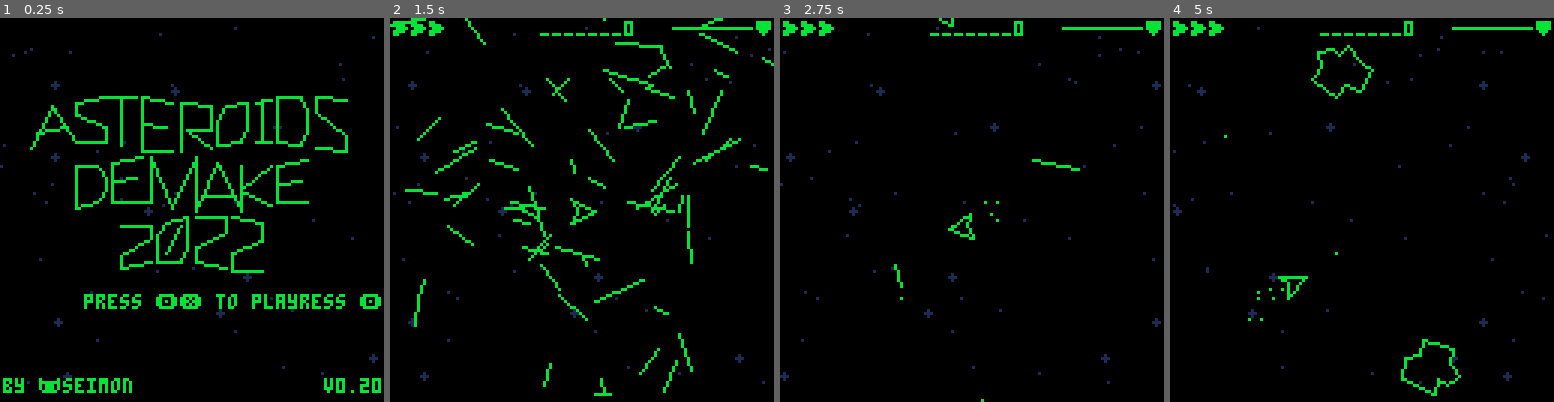
Above: before the commit, frames 1-4 (left to right).
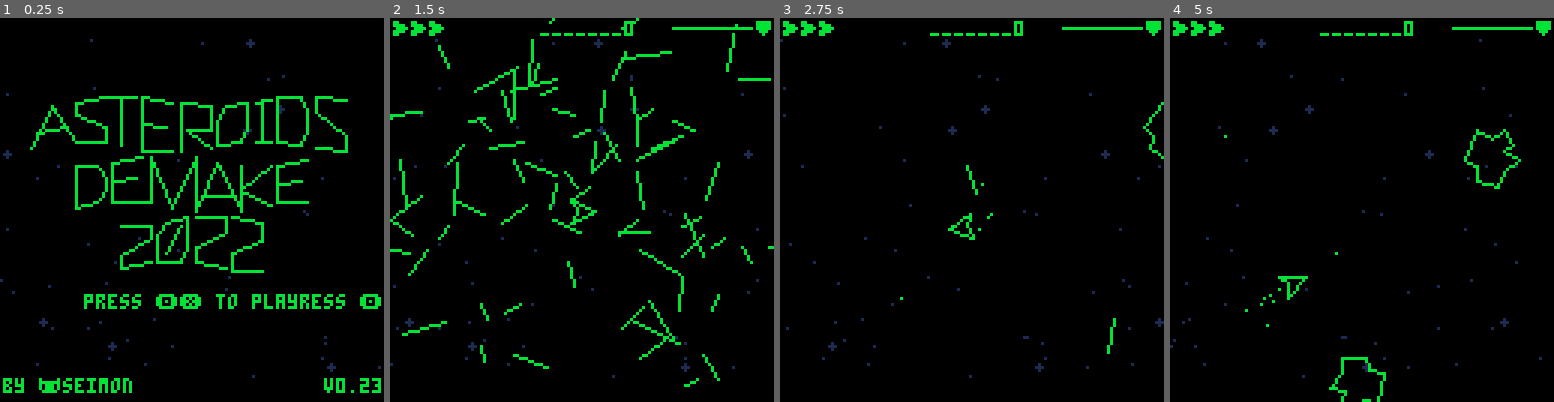
Above: after the commit, the same moments.

Repository: seimon/asteroid
Game: PICO-8 cartridge asteroid.p8
The game is run twice, just before and just after one commit, with the same random seed, the same clock (stepped at 60 frames per second) and the same inputs.
Inputs:
- Up to frame 1 (0.25 s): no input
- Up to frame 2 (1.5 s): tap X (X key) at 0.33, 1.07 s; tap O (Z key) at 0.7 s
- Up to frame 3 (2.75 s): hold Right 1.6-2.1 s; tap O (Z key) at 1.7, 2.1, 2.5 s; tap X (X key) at 1.85 s; hold Up 2.15-2.42 s; hold Right from 2.47 s (still down)
- Up to frame 4 (5 s): tap O (Z key) every 0.4 s from 2.9 to 4.9 s; tap X (X key) at 2.97, 4.08 s; release Right at 3.03 s; hold Left 3.08-3.58 s; hold Down 3.63-3.97 s; hold Right 4.02-4.68 s; hold Up from 4.73 s (still down)

The runs differ from the first frame. In frame 1, 0.9% of the frame differs, in the area x 0-100%, y 2-97%; in frame 2, 8.4%, in the area x 0-100%, y 0-99%; in frame 3, 1.5%; in frame 4, 2.4%.

Commit message:
v0.23
- 데모 레코딩/플레이 기능 구현하는 중(데모 플레이가 잘 되는 경우도 있고 아닌 경우도 있어서 원인 찾아야 함)
- rndi 함수 내부에서 round 대신 flr 쓰도록 변경(이게 정석이라서)

Diff:
--- a/asteroid.lua
+++ b/asteroid.lua
@@ -1,8 +1,42 @@
 dev=0
-ver="0.20" -- 2022/07/03
+ver="0.23" -- 2022/07/05
 
 poke(0X5F5C, 12) poke(0X5F5D, 3) -- Input Delay(default 15, 4)
 poke(0x5f2d, 0x1) -- Use Mouse input
+
+-- <record & playback> --------------------
+_b0=btn
+function record() _bm=1 _bp=1 _bt=0 _bd="" end
+function playback() _bm=2 _bp=1 _bt=0 end
+function btn(p)
+  local b=_b0()
+  if _bm==1 then -- record
+    if b!=_bl then
+      if _bd>"" then _bd=_bd.._bt.."," else _bd="" _bt=0 _bp=1 end
+      _bl=b _bd=_bd..b.."," _bt=0
+    else _bt+=1 end
+    if _b0()==4096 then -- tab to stop recording
+      printh("btnpb={"..sub(_bd,1,#_bd-1).."}\n","@clip")
+      stop()
+    end
+    return _b0(p)
+  elseif _bm==2 then -- playback
+    if _bt>0 then _bt-=1
+    else
+      _bs=btnpb[_bp]
+      _bt=btnpb[_bp+1]
+      _bp+=2
+      if _bt==nil then _bm=0 end
+    end
+    if p==nil then return _bs
+    elseif band(_bs,2^p)>0 then return true
+    else return false end
+  else
+    return _b0(p)
+  end
+end
+
+
 
 -- <class helper> --------------------
 function class(base)
@@ -135,7 +169,7 @@
 function swap(v) if v==0 then return 1 else return 0 end end -- 1 0 swap
 function clamp(a,min_v,max_v) return min(max(a,min_v),max_v) end
 function rndf(lo,hi) return lo+rnd()*(hi-lo) end -- random real number between lo and hi
-function rndi(n) return round(rnd()*n) end -- random int
+function rndi(n) return flr(rnd(n)) end -- random int
 function printa(t,x,y,c,align,shadow) -- 0.5 center, 1 right align
 	x-=align*4*#(tostr(t))
 	if (shadow) ?t,x+1,y+1,0
@@ -197,18 +231,6 @@
 			spd=base_spd+i/max*base_spd,
 			size=1+rnd(1)
 		}
-		--[[ local r=rnd()
-		local d=5+rndi(50)
-		local x,y=cos(r),sin(r)
-		local spd=1+rnd()
-		return {
-			x=64+x*d,
-			y=64+y*d,
-			sx=x*spd,
-			sy=y*spd,
-			t=3+d*2,
-		} ]]
-
 	end
 	for i=1,50 do add(self.stars,make_star(i,50,1)) end
 
@@ -220,24 +242,13 @@
 
 function space:_draw()
 	-- stars
-	--[[ for v in all(self.stars) do
-		v.t+=1
-		local x=v.x+v.sx*v.t*0.001
-		local y=v.y+v.sy*v.t*0.001
-		if x>129 or x<-2 or y>129 or y<-2 then x,y=64,64 v.t=3 end
-		v.x,v.y=x,y
-		pset(v.x,v.y,1)
-	end
-	circfill(64,64,6,0) ]]
 	for v in all(self.stars) do
 		local x=v.x-self.spd_x*v.spd
 		local y=v.y+self.spd_y*v.spd
 		v.x=x>129 and x-129 or x<-2 and x+129 or x
 		v.y=y>129 and y-129 or y<-2 and y+129 or y
-
-		local c=rnd()<0.001 and cc or 1
-		if v.size>1.9 then circfill(v.x,v.y,1,c)
-		else pset(v.x,v.y,c) end
+		if v.size>1.9 then circfill(v.x,v.y,1,1)
+		else pset(v.x,v.y,1) end
 	end
 
 	-- particles
@@ -706,10 +717,10 @@
 
 function enemies:add(x,y,size,spd_x,spd_y,yeanling) -- size=1(big)~3(small),4(ufo)
 	local sx,sy,sr=spd_x,spd_y,0
-	if size!=4 then
-		if(sx==nil) sx=(0.1+rnd(0.3))*(rndi(1)-0.5)
-		if(sy==nil) sy=(0.1+rnd(0.3))*(rndi(1)-0.5)
-		sr=(0.5+rnd(1))*(rndi(1)-0.5)*0.01
+	if size<4 then
+		if(sx==nil) sx=(0.1+rnd(0.3))*(rndi(2)-0.5)
+		if(sy==nil) sy=(0.1+rnd(0.3))*(rndi(2)-0.5)
+		sr=(0.5+rnd(1))*(rndi(2)-0.5)*0.01
 	end
 	local e={
 		is_yeanling=yeanling,
@@ -949,7 +960,7 @@
 			y=y+rnd(4)-2,
 			sx=sx*(0.7+rnd()*2),
 			sy=sy*(0.7+rnd()*2),
-			age=1+rndi(5)
+			age=1+rndi(6)
 		})
 	end
 end
@@ -971,7 +982,7 @@
 					x1=-dx,y1=-dy,
 					x2=x2-x1-dx,y2=y2-y1-dy,
 					sx=(rnd()-0.5)*pow,sy=(rnd()-0.5)*pow,
-					r=(0.1+rnd())*0.02*(rndi(1)-0.5)*pow,
+					r=(0.1+rnd())*0.02*(rndi(2)-0.5)*pow,
 					age=0,age_max=age+rndi(age)
 				}
 				add(_space.particles,v)
@@ -1009,10 +1020,10 @@
 
 
 --------------------------------------------------
-f=0 -- every frame +1
-stage=sprite.new() -- scene graph top level object
-cc=11 -- default color 11
-gg={}
+-- btnpb={0,31,32,31,0,204,1,323,0,64,4,39,5,27,4,129,6,59,4,94,0,189,4096}
+-- 스코어 14060
+btnpb={0,173,32,26,0,224,2,29,6,99,4,14,1,87,17,75,21,71,20,4,16,89,0,104,2,14,6,194,22,4,16,94,17,19,16,69,18,74,2,29,6,69,4,169,0,39,4,49,6,14,2,4,0,19,16,154,17,87,21,139,20,54,16,89,18,59,16,224,18,69,16,109,17,75,1,3,33,3,32,159,33,11,1,23,5,31,21,7,20,4,16,44,17,23,21,71,20,34,16,74,17,11,21,31,5,63,21,3,20,89,16,119,18,59,16,59,17,27,21,171,17,3,16,224,0,49,32,179,0,34,4,34,20,14,21,7,17,43,16,44,20,4,22,139,20,14,16,214,18,29,22,89,20,9,16,114,0,89,1,47,17,43,16,114,17,19,21,27,20,4,16,39,18,164,22,54,6,114,4,34,20,104,21,23,20,4,16,89,0,184,4096}
+
 gg_reset=function()
 	gg={
 		key_wait=30,
@@ -1025,10 +1036,13 @@
 		ufo_born=0,
 	}
 end
-
 function _init()
+	reset()
+	srand(0)
+	f=0 -- every frame +1
+	cc=11 -- default color 11
 	gg_reset()
-	-- music(13,2000,2)
+	stage=sprite.new()
 	_space=space.new()
 	_ship=ship.new()
 	_enemies=enemies.new()
@@ -1037,6 +1051,7 @@
 	stage:add_child(_ship)
 	stage:add_child(_enemies)
 	stage:add_child(_title)
+	-- music(13,2000,2)
 
 	menuitem(1,"change color",function() cc=cc>=15 and 6 or cc+1 end)
 end
@@ -1050,8 +1065,6 @@
 
 	-- ui
 	if not (gg.is_title or gg.is_gameover) then
-		-- fillp(0b1010010110100101.1) rectfill(0,0,127,6,0) fillp() -- 망점 가리기
-		-- for i=0,127 do for j=0,6 do pset(i,j,pget(i,j)==0 and 0 or 1) end end -- 좀 무거운 방식이라 개선 필요
 		print_score(8,50,1)
 		pal({[11]=cc}) palt(3,true) palt(0,false)
 		for i=0,gg.ships-1 do spr(13,1+i*6,1) end
@@ -1072,7 +1085,19 @@
 	end
 end
 
+menuitem(4,"🐱demo record",function()
+	_init()
+	record()
+end)
+menuitem(5,"🐱demo play",function()
+	_init()
+	playback()
+end)
+
+
+
 --[[ todo list
+- [최우선] 조작 녹화/재생 모드 추가!
 - UFO 동작 고도화, 점수가 오를수록 더 어렵게?
 - 여러가지 타입의 UFO
 - BGM 깔아주자
Not shown, changed: index.js
